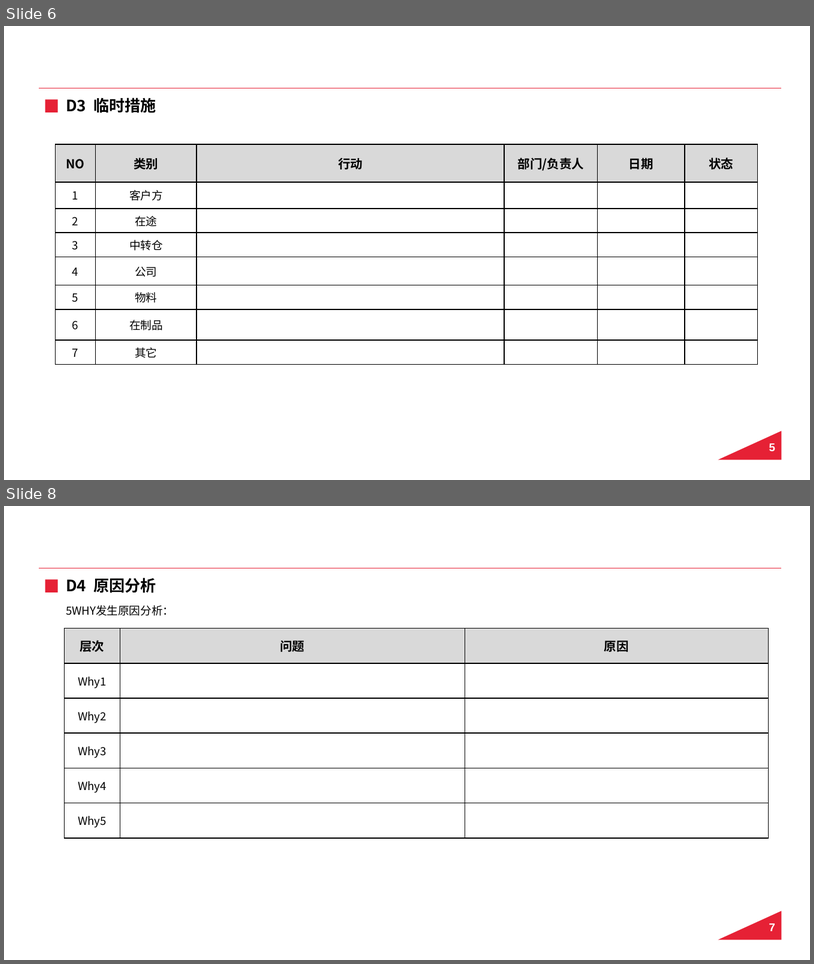
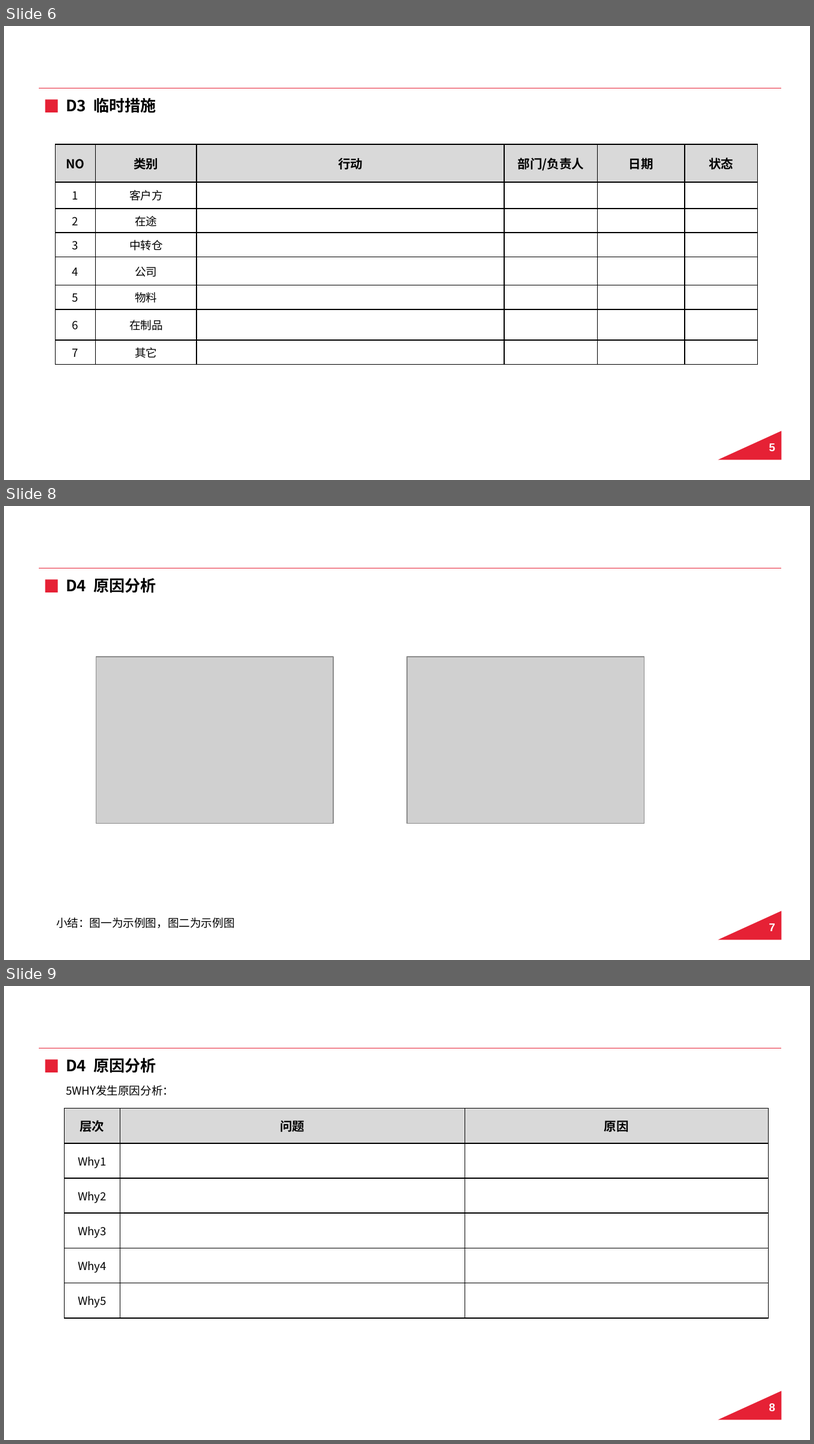
Before and after one commit to QX9967/8D, a slide deck: 8D模板.pptx. Shown one above the other, each under a label of ours: slides 6 and 8 before the commit, slides 6, 8 and 9 after it; the slides between them are not shown. The pictures are 814x964 and 814x1444 pixels, drawn with LibreOffice and Linux fonts; fonts in the diff are those of the drawing; grey boxes stand for pictures; background and template pictures are left out. Boxes give left, top, right and bottom in pixels: in the first picture for what was removed or moved away, otherwise in the second. Text is boxed around its words. In the diff, an @@ line names an element or a change of style, - is before the commit and + after.

```diff
--- a/8D模板.pptx
+++ b/8D模板.pptx
@@ slide 8 added at bbox=[4, 506, 810, 960], background #FFFFFF; not listed: 2 template elements that a slide beside it also shows @@
@@ text added at bbox=[66, 577, 156, 593], 14 pt, text #000000, bold @@
+D4 原因分析
@@ rectangle added at bbox=[45, 579, 58, 592], fill #E62135 @@
@@ picture added at bbox=[96, 657, 333, 823] @@
@@ picture added at bbox=[407, 657, 644, 823] @@
@@ text added at bbox=[56, 917, 235, 928], 10 pt, text #000000 @@
+小结：图一为示例图，图二为示例图
@@ page number added at bbox=[770, 923, 776, 931], 10 pt, text #FFFFFF, bold @@
+7
@@ what was slide 8 is now slide 9 @@
@@ page number at bbox=[770, 1403, 776, 1411]: text changed @@
-7
+8
```
Also in this commit, not shown: 5 slides changed, 2 other files.
